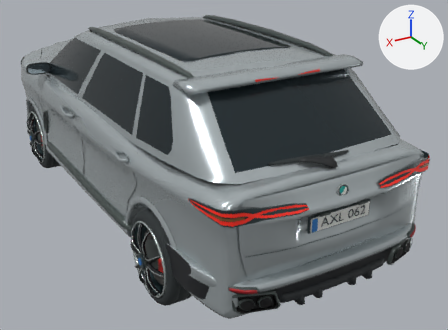
The glTF model vehicles/traffic_suv_silver.glb as it was, and as the next commit left it.
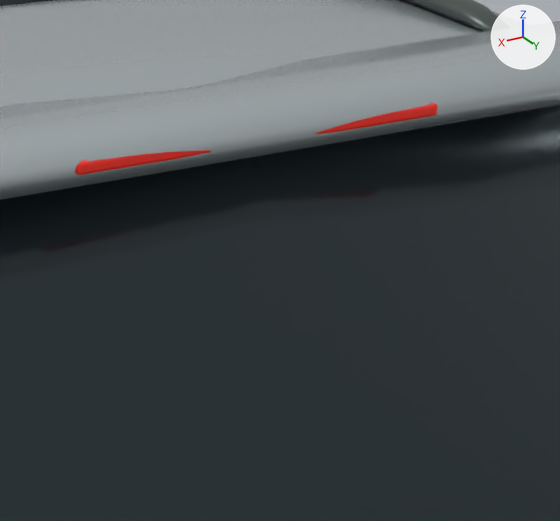
Each version is shown whole from a 50 mm camera at (2.49, 5.162, 2.816) aimed at (-0.332, 0.458, 0.464), then close up on the part from 54% to 76% of the width and 15% to 44% of the height. Lighting does not change. The marker at upper right points along +X, +Y and +Z. The last two pictures show the newer version. Where no turn or scale is listed for an object, it has been applied to the vertices. Vertices at exactly the same position are counted once.

In view in the first close-up: 'Centre brake lamp', 'Integrated roof rail', 'Roof and cabin', 'Tailgate roof spoiler' and 1 more.
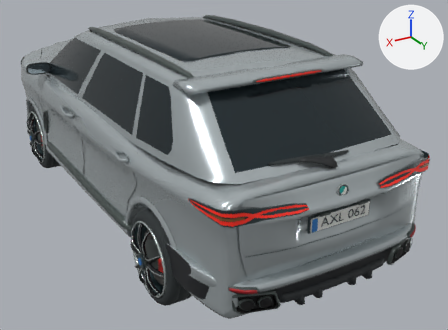
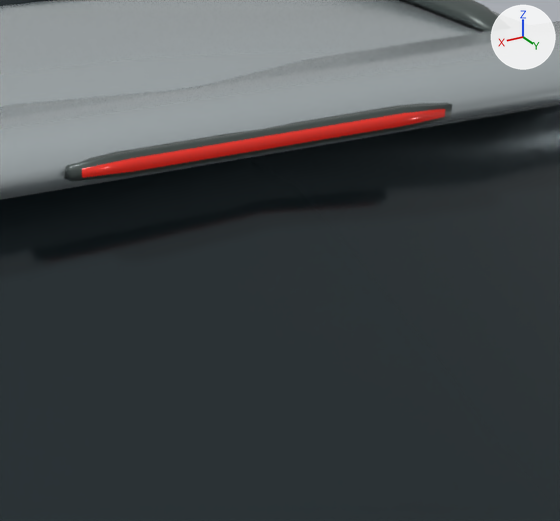
Where the change shows, as pixel boxes [x1, y1, x2, y2] in the close-ups (560 x 521 px):
'Centre brake lamp', reshaped, moved
    before: [75, 103, 438, 175]
    after: [82, 109, 445, 178]
'Centre stop lamp bezel', added
    after: [64, 103, 452, 182]
part 1 of me_kub, deleted
    before: [75, 103, 438, 175]
part 2 of me_kub, added
    after: [82, 109, 445, 178]

Diff of the bpy script that builds the scene:
```diff
--- a/vehicles/traffic_suv_silver.glb.py
+++ b/vehicles/traffic_suv_silver.glb.py
@@ me_kub @@
 # used by ob_centre_brake_lamp; location = (0.0, 2.04, 2.25)
-me_kub.from_pydata(...)  # 96 vertices, 188 faces; spans x -0.271..0.271, y -0.185..-0.174, z -0.545..-0.528
+me_kub.from_pydata(...)  # 36 vertices, 68 faces; spans x -0.271..0.271, y 1.861..1.881, z 1.705..1.72
+# me_kub part 1: the whole mesh is rebuilt
+# me_kub part 2
+# 18 vertices are added at x -0.271..0.271, y 1.861..1.864, z 1.705..1.72
+# 18 new vertices lie (0.0, 0.017, 0.0) away from vertices in x -0.271..0.271, y 1.861..1.864, z 1.705..1.72
+# 68 new faces join them
 me_kub.materials.append(mat_tail_lamp)
@@ me_centre_stop_lamp_bezel @@
+me_centre_stop_lamp_bezel.from_pydata(...)  # 36 vertices, 68 faces; spans x -0.285..0.285, y 1.857..1.877, z 1.699..1.726
+me_centre_stop_lamp_bezel.materials.append(mat_graphite_trim)  # dark grey #4d5755
@@ ob_centre_brake_lamp @@
 ob_centre_brake_lamp = bpy.data.objects.new('Centre brake lamp', me_kub)
-ob_centre_brake_lamp.location = (0.0, 2.04, 2.25)
+ob_centre_brake_lamp.location = (0.0, 0.0, 0.0)
@@ ob_centre_stop_lamp_bezel @@
+ob_centre_stop_lamp_bezel = bpy.data.objects.new('Centre stop lamp bezel', me_centre_stop_lamp_bezel)
+ob_centre_stop_lamp_bezel.location = (0.0, 0.0, 0.0)
```
